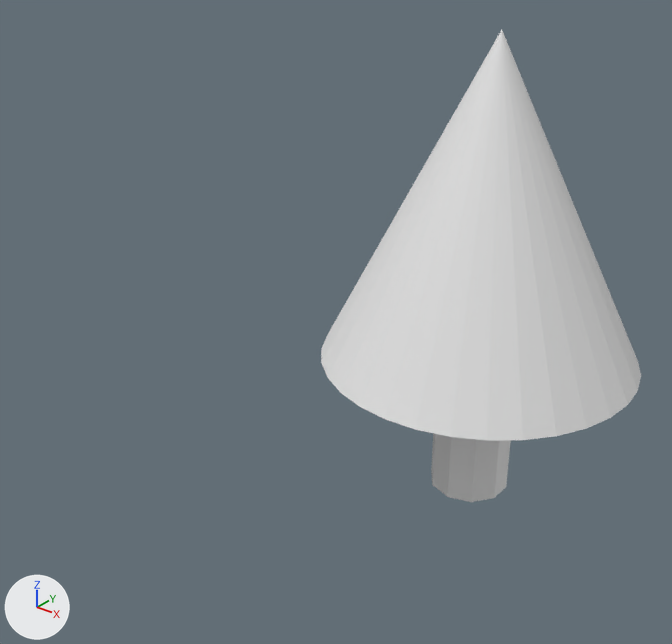
The Blender file 01-Models/DM-Tannenbaum.blend as it was, and as the next commit left it.
One viewpoint serves both versions: a 50 mm lens placed at (9.92, -17.95, 14.31), pointed at (-1.22, -4.03, 5.68). The lights are fixed; the arrows at lower left show +X, +Y and +Z.
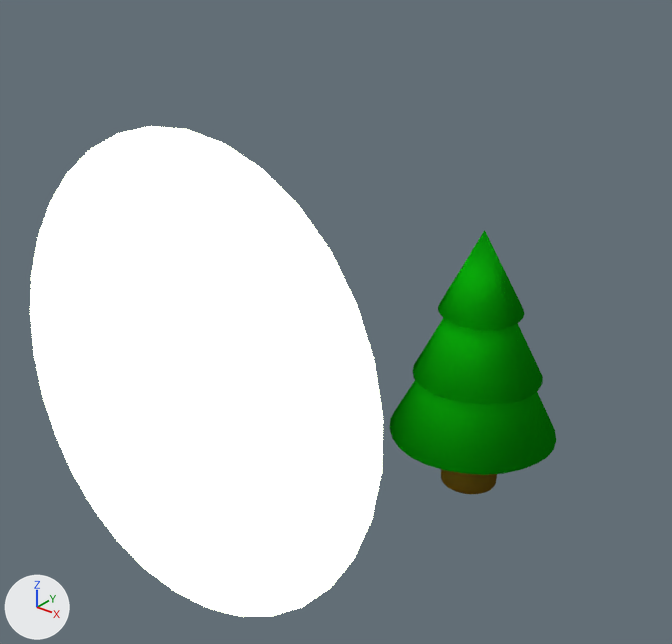
Pixel boxes (x1, y1, x2, y2) of what changed, in the pictures (672 x 644 px):
'Circle', added: after (30, 126, 383, 617)
'Cone', deleted: before (321, 30, 641, 441)
'Cone.003', added (green): after (389, 380, 556, 475)
'Cone.001', added (green): after (412, 318, 543, 404)
'Cone.000', added (green): after (438, 230, 524, 331)
'Cylinder', reshaped, moved, rescaled: before (431, 433, 511, 502); after (441, 469, 497, 494)
part 1 of me_cylinder, built on: before (431, 433, 511, 502); after (441, 469, 497, 494)

What changed in the scene script:
```text
Add mat_material_007:
    mat_material_007 = diffuse_material('Material.007')
    mat_material_007.base_color = (0.107, 0.0629, 0.00613)  # brown #5c4712
Add mat_material_005:
    mat_material_005 = emission_material('Material.005')
    mat_material_005.base_color = (0.768, 0.8, 0.609)  # white #e3e7cd
    mat_material_005.strength = 6.0
Add mat_material_006:
    mat_material_006 = diffuse_material('Material.006')
    mat_material_006.base_color = (0.00232, 0.253, 0.00268)  # green #088a09
Change me_cylinder:
    used by ob_cylinder; location = (0.0, 0.0, 2.84); scale = (1.0, 1.0, 2.88)
    remove me_cylinder.from_pydata(...)  # 20 vertices, 12 faces; spans x -0.95..0.95, y -1.0..1.0, z -1.0..1.0
    add me_cylinder.from_pydata(...)  # 50 vertices, 27 faces; spans x -1.0..1.0, y -0.99..1.0, z 0.0..2.0
    me_cylinder part 1: the whole mesh is rebuilt
    me_cylinder part 2: the surface is now shaded smooth
    add me_cylinder.materials.append(mat_material_007)  # brown #5c4712
Add me_circle:
    me_circle.from_pydata(...)  # 32 vertices, 1 face; spans x -3.94..3.94, y -3.94..3.94, z 0.0
    me_circle.materials.append(mat_material_005)  # white #e3e7cd
Add me_cone_003:
    me_cone_003.from_pydata(...)  # 29 vertices, 29 faces; spans x -1.0..1.0, y -1.0..1.0, z -1.03..1.0
    me_cone_003.polygons.foreach_set('use_smooth', [True] * 29)
    me_cone_003.materials.append(mat_material_006)  # green #088a09
Remove ob_cone:
    ob_cone = bpy.data.objects.new('Cone', me_cone)
    ob_cone.location = (0.0, 0.0, 7.48)
    ob_cone.scale = (3.84, 3.84, 3.84)
Change ob_cylinder:
    ob_cylinder.location: (0.0, 0.0, 2.84) -> (0.0, 0.0, 0.0)
    ob_cylinder.scale: (1.0, 1.0, 2.88) -> (0.744, 0.744, 2.31)
Add ob_circle:
    ob_circle = bpy.data.objects.new('Circle', me_circle)
    ob_circle.location = (0.0, -9.49, 7.07)
    ob_circle.rotation_euler = (1.441, 0.0, 0.0)  # degrees (83, 0, 0)
Add ob_cone_003:
    ob_cone_003 = bpy.data.objects.new('Cone.003', me_cone_003)
    ob_cone_003.location = (0.0, 0.0, 3.62)
    ob_cone_003.scale = (2.11, 2.11, 2.11)
Add ob_cone_001:
    ob_cone_001 = bpy.data.objects.new('Cone.001', me_cone_003.copy())
    ob_cone_001.location = (0.0, 0.0, 4.73)
    ob_cone_001.rotation_euler = (0.00855, -0.014, -0.548)  # degrees (0.5, -0.8, -31)
    ob_cone_001.scale = (1.6, 1.6, 1.6)
Add ob_cone_000:
    ob_cone_000 = bpy.data.objects.new('Cone.000', me_cone_003.copy())
    ob_cone_000.location = (0.0, -0.05, 5.87)
    ob_cone_000.rotation_euler = (0.0224, 0.0423, -1.084)  # degrees (1.3, 2.4, -62)
    ob_cone_000.scale = (1.03, 1.03, 1.03)
```
